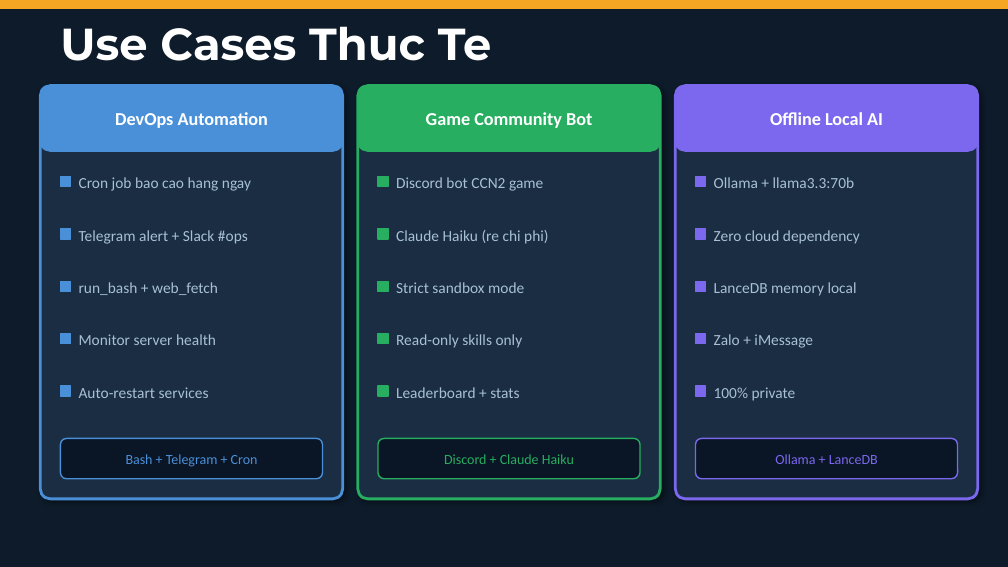
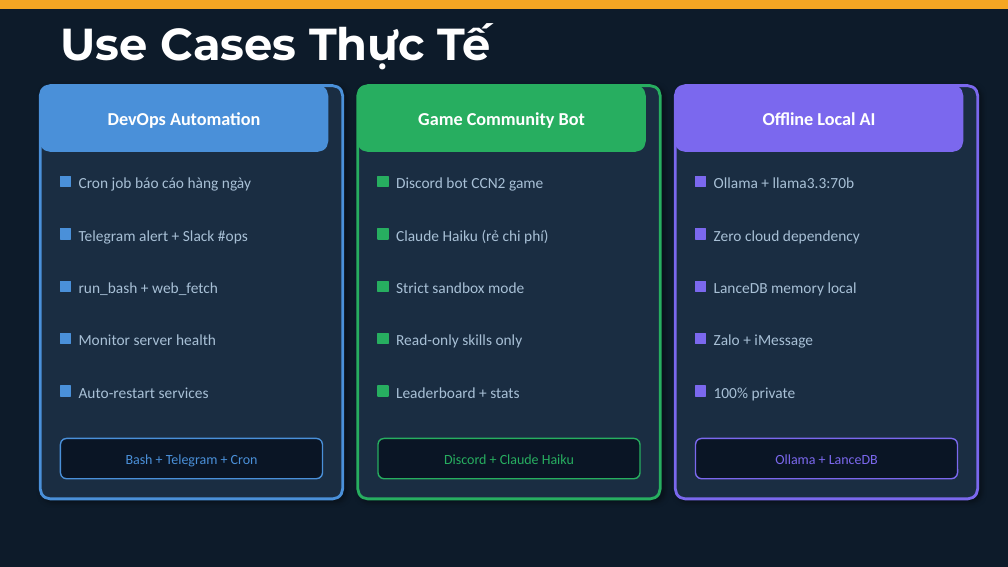
Before and after one commit to dvduongth/research_doc, a slide deck: slide 20 of open_claw/presentation/OpenClaw_Presentation.pptx. Drawn at 1008x567 pixels with LibreOffice and Linux fonts; fonts in the diff are those of the drawing. Boxes give left, top, right and bottom in pixels: in the first picture for what was removed or moved away, otherwise in the second. Text is boxed around its words. In the diff, an @@ line names an element or a change of style, - is before the commit and + after.

```diff
--- a/open_claw/presentation/OpenClaw_Presentation.pptx
+++ b/open_claw/presentation/OpenClaw_Presentation.pptx
@@ text at box(60, 23, 492, 70): text changed @@
-Use Cases Thuc Te
+Use Cases Thực Tế
@@ text "DevOps Automation": place and size @@
-text "DevOps Automation" at box(115, 112, 268, 128)
+text "DevOps Automation" at box(108, 112, 260, 128)
@@ rounded rectangle: place and size @@
-rounded rectangle at box(40, 86, 343, 151)
+rounded rectangle at box(40, 86, 328, 151)
@@ text "Game Community Bot": place and size @@
-text "Game Community Bot" at box(426, 112, 592, 128)
+text "Game Community Bot" at box(418, 112, 585, 128)
@@ rounded rectangle: place and size @@
-rounded rectangle at box(358, 86, 660, 151)
+rounded rectangle at box(358, 86, 645, 151)
@@ text "Offline Local AI": place and size @@
-text "Offline Local AI" at box(770, 112, 883, 125)
+text "Offline Local AI" at box(763, 112, 876, 125)
@@ rounded rectangle: place and size @@
-rounded rectangle at box(675, 86, 978, 151)
+rounded rectangle at box(675, 86, 963, 151)
@@ text at box(79, 177, 251, 191): text changed @@
-Cron job bao cao hang ngay
+Cron job báo cáo hàng ngày
@@ text at box(396, 230, 548, 244): text changed @@
-Claude Haiku (re chi phi)
+Claude Haiku (rẻ chi phí)
```
Also in this commit, not shown: 10 other slides changed, 14 other files.
